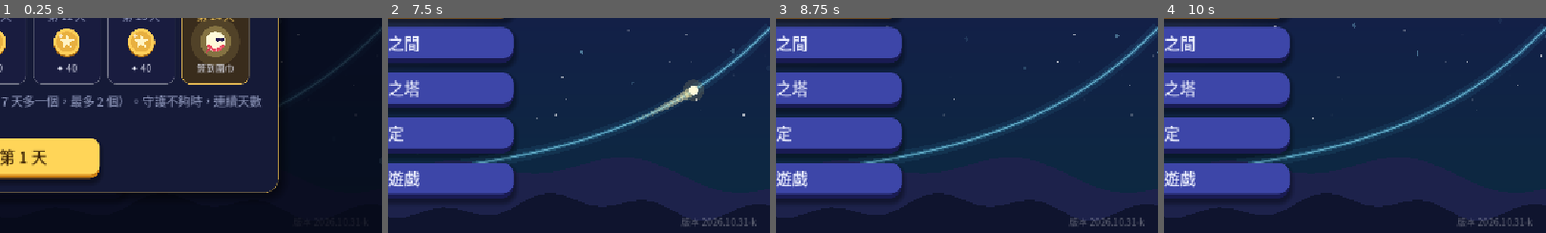
Above: before the commit, frames 1-4 (left to right).
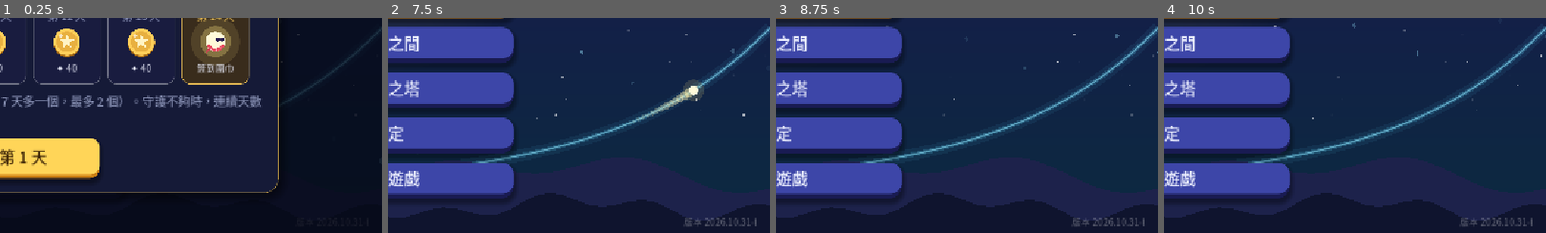
Above: after the commit, the same moments.

Repository: sam2068csie/light-spirit-journey
Game: Godot game, scene res://main_menu.tscn
The game is run twice, just before and just after one commit, with the same random seed, the same clock (stepped at 60 frames per second) and the same inputs.
Inputs (mouse positions are % of the whole screen's width and height, from its top left):
- Up to frame 1 (0.25 s): no input
- Up to frame 2 (7.5 s): click "開始冒險" at 0.5 s; click "開始冒險" at 1.25 s; click "修煉之間" at 2 s; click "終焉之塔" at 2.75 s; click "設定" at 3.5 s; click "離開遊戲" at 4.25 s; click "每日任務" at 5 s; click "光靈扭蛋" at 5.75 s; click "光靈衣櫃" at 6.5 s; click "✕" at 7.25 s
- Up to frame 3 (8.75 s): tap Enter at 8 s; drag from (50, 50) to (60, 28) at 8.02 s
- Up to frame 4 (10 s): drag from (30, 55) to (45, 70) at 8.77 s; move the mouse to (60, 28) at 9.52 s; hold Right from 9.53 s (still down); tap 9 at 9.6 s; click (60, 28) at 9.67 s
The pictures show only the part of the screen within x 50-100%, y 50-100%; the shares and areas given below are measured in that part.

The runs differ from the first frame. In frame 2, 0.4% of the frame differs, in the area x 77-97%, y 92-97%; in frame 3, 0.4%; in frame 4, 0.4%.

Commit message:
填答框標題太長時自動斷成兩行；格子按鈕裡的根號用數學排版 (BUILD 2026.10.31-l)
Co-Authored-By: Claude Opus 5.5 <noreply@anthropic.com>
Claude-Session: https://claude.ai/code/session_01RombajUyooAJ6yvir5uviP

Diff:
--- a/data/game.gd
+++ b/data/game.gd
@@ -560,7 +560,7 @@
 
 const DQ := preload("daily_quests.gd")
 ## 版本號（主畫面右下角會顯示）：每次交給你新的檔案時更新，方便確認手機上裝的是不是最新版
-const BUILD := "2026.10.31-k"
+const BUILD := "2026.10.31-l"
 
 
 ## 讀取各單元的資料；舊存檔（還沒有單元的版本）的今日修煉、終焉之塔紀錄搬到「指數與對數」
--- a/data/step_level.gd
+++ b/data/step_level.gd
@@ -589,7 +589,27 @@
 	for i in slot_btns.size():
 		var b: Button = slot_btns[i]
 		# 用 ①②③ 標格子（字放大後「第 1 格：…」兩個並排就放不下）
-		b.text = "%s %s" % ["①②③④⑤⑥"[mini(i, 5)], slot_vals[i] if slot_vals[i] != "" else "＿"]
+		var stxt := "%s %s" % ["①②③④⑤⑥"[mini(i, 5)], slot_vals[i] if slot_vals[i] != "" else "＿"]
+		var bm = b.get_node_or_null("Math")
+		if slot_vals[i].contains("√"):
+			# 有根號：用數學排版畫（根號上面有橫線）
+			if bm == null:
+				bm = MathLabel.new()
+				bm.name = "Math"
+				bm.align_center = true
+				bm.valign_center = true
+				bm.mouse_filter = Control.MOUSE_FILTER_IGNORE
+				bm.set_anchors_and_offsets_preset(Control.PRESET_FULL_RECT)
+				b.add_child(bm)
+			bm.font_size = UITheme.fs(17)
+			bm.color = UITheme.TEXT
+			bm.text = "%s %s" % ["①②③④⑤⑥"[mini(i, 5)], rad_markup(slot_vals[i])]
+			bm.visible = true
+			b.text = ""
+		else:
+			if bm != null:
+				bm.visible = false
+			b.text = stxt
 		var c := UITheme.BAD if slot_bad[i] else (UITheme.ACCENT if i == cur_slot else Color(1, 1, 1, 0.15))
 		b.add_theme_stylebox_override("normal", UITheme.box(UITheme.PANEL_LIGHT, 10, c, 2 if i == cur_slot or slot_bad[i] else 1, 6))
 		b.add_theme_stylebox_override("hover", UITheme.box(UITheme.PANEL_LIGHT.lightened(0.08), 10, c, 2, 6))
@@ -1782,12 +1802,39 @@
 		if live_fill == "":
 			return 40.0
 		var font := get_theme_default_font()
-		var he := _extra(_live_head(), UITheme.fs(15))
-		var h := 40.0 + he.x + he.y + (6.0 if he.x > 0.0 else 0.0)
+		var h := 18.0
+		var hl := _head_lines(font, size.x - 80.0 - 24.0)
+		for head in hl[1]:
+			var he := _extra(head, hl[0])
+			h += 22.0 + he.x + he.y + (6.0 if he.x > 0.0 else 0.0)
 		for ln in live_fill.split("\n"):
 			var e := _extra(ln, _fit_fs(font, ln, UITheme.fs(24)))
 			h += 40.0 + e.x + e.y
 		return h
+
+	## 填答框的標題（題目）：太長就縮小一點，再不行就從「：」或「，」斷成兩行
+	## 回傳 [字級, [第一行, 第二行…]]
+	func _head_lines(font: Font, room: float) -> Array:
+		var head := _live_head()
+		var hfs := UITheme.fs(15)
+		while hfs > UITheme.fs(13) and _mw(font, head, hfs) > room:
+			hfs -= 1
+		if _mw(font, head, hfs) <= room:
+			return [hfs, [head]]
+		# 找最靠近中間的斷點
+		var best := -1
+		var mid := head.length() / 2
+		for i in head.length():
+			if head[i] in ["：", "，", "。", "、", "；"] and i < head.length() - 2:
+				if best < 0 or absi(i - mid) < absi(best - mid):
+					best = i
+		if best < 0:
+			best = mid
+		var a := head.substr(0, best + 1)
+		var b := "　" + head.substr(best + 1).strip_edges()
+		while hfs > UITheme.fs(11) and maxf(_mw(font, a, hfs), _mw(font, b, hfs)) > room:
+			hfs -= 1
+		return [hfs, [a, b]]
 
 	func _live_head() -> String:
 		return "✎ " + (live_q if live_q != "" else cur_name)
@@ -1995,17 +2042,18 @@
 		var box := Rect2(40, y_top - 20, size.x - 80, h)     # 上緣離分隔線留一點空隙
 		var pulse := 0.55 + 0.3 * sin(t * 4.0)
 		draw_style_box(UITheme.boxc(Color(FIRE.r, FIRE.g, FIRE.b, 0.10), 12, Color(FIRE.r, FIRE.g, FIRE.b, pulse), 2, 0), box)
-		var head := _live_head()
-		var hfs := UITheme.fs(15)
-		while hfs > UITheme.fs(12) and _mw(font, head, hfs) > box.size.x - 24.0:
-			hfs -= 1
-		# 標題裡有分數時（例如 log (1/3^{20})）往下多留空間，免得和框線、下面的算式疊在一起
-		var he := _extra(head, UITheme.fs(15))
-		if he.x > 0.0:
-			he.x += 6.0
-		MathLabel.draw_on(self, font, box.position.x + 12.0 + _mw(font, head, hfs) / 2.0, box.position.y + 20.0 + he.x, head, hfs,
-			Color(1, 0.85, 0.6, 0.95))
-		var y := box.position.y + 30.0 + he.x + he.y
+		var hl := _head_lines(font, box.size.x - 24.0)
+		var hfs: int = hl[0]
+		var y := box.position.y
+		for head in hl[1]:
+			# 標題裡有分數時（例如 log (1/3^{20})）往下多留空間，免得和框線、下面的算式疊在一起
+			var he := _extra(head, hfs)
+			if he.x > 0.0:
+				he.x += 6.0
+			MathLabel.draw_on(self, font, box.position.x + 12.0 + _mw(font, head, hfs) / 2.0, y + 20.0 + he.x, head, hfs,
+				Color(1, 0.85, 0.6, 0.95))
+			y += 22.0 + he.x + he.y
+		y += 8.0
 		for ln in rows:
 			# 字級要以「框的寬度」為準縮小（不是整個畫面的寬度），長的算式才不會超出框線
 			var fs := UITheme.fs(24)
